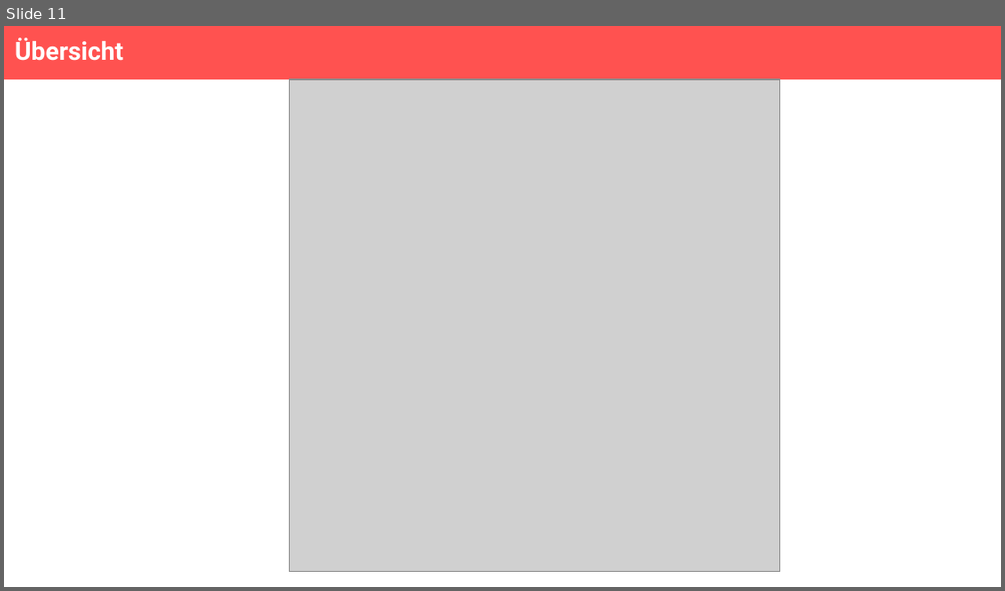
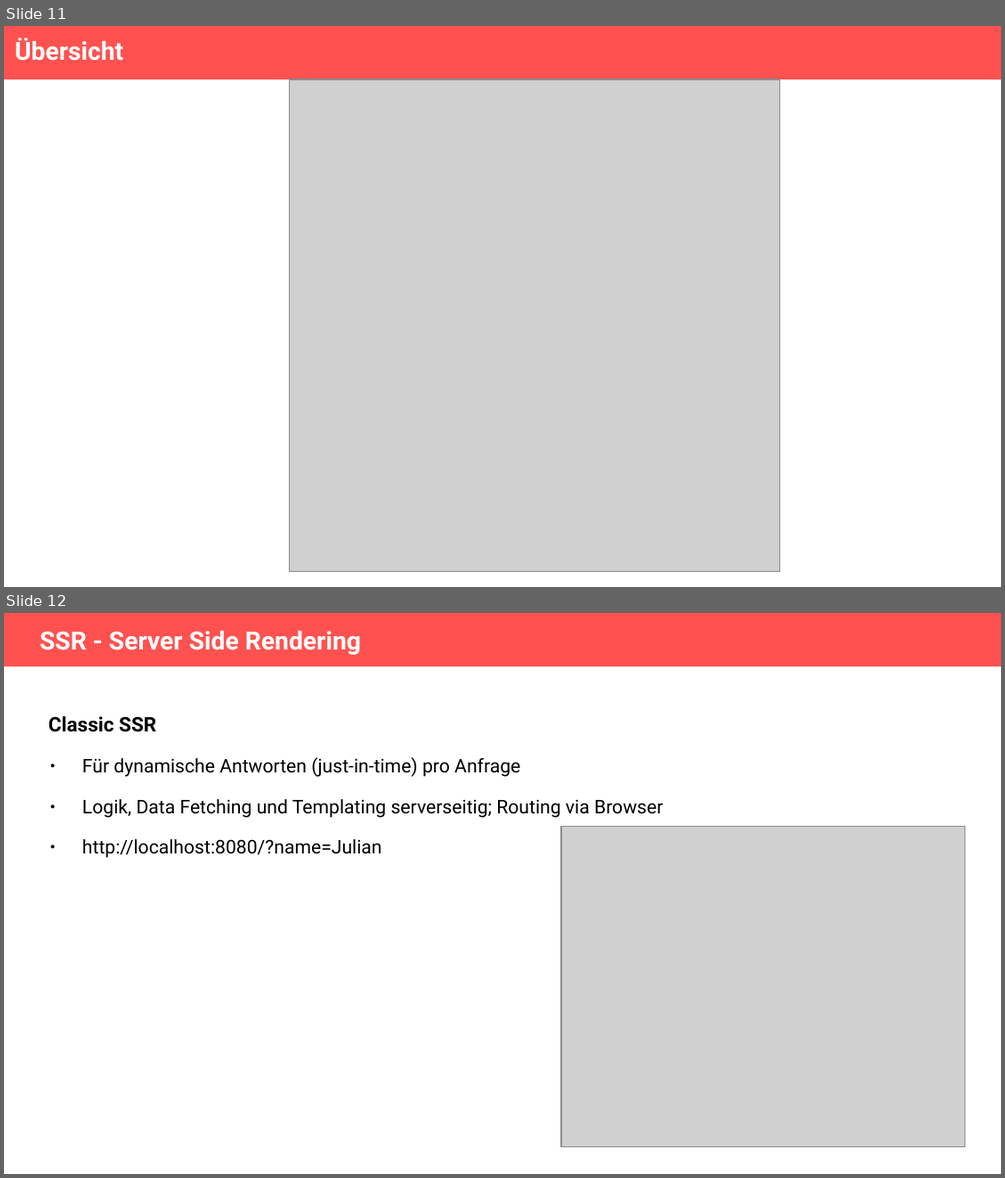
Before and after one commit to Theiaz/renderingpatterns, a slide deck: vortrag.odp. Shown one above the other, each under a label of ours: slide 11 before the commit, slides 11 and 12 after it. The pictures are 1005x591 and 1005x1178 pixels, drawn with LibreOffice and Linux fonts; fonts in the diff are those of the drawing; grey boxes stand for pictures. Boxes give left, top, right and bottom in pixels: in the first picture for what was removed or moved away, otherwise in the second. Text is boxed around its words. In the diff, an @@ line names an element or a change of style, - is before the commit and + after.

```diff
--- a/vortrag.odp
+++ b/vortrag.odp
@@ slide 12 added at box(4, 613, 1001, 1174), background #FFFFFF @@
@@ rectangle added at box(4, 613, 1001, 666), fill #FF5250 @@
@@ title added at box(40, 631, 361, 655), 20 pt, text #FFFFFF, bold @@
+SSR - Server Side Rendering
@@ text added at box(48, 716, 156, 732), 16 pt, text #000000, bold @@
+Classic SSR
@@ text added at box(82, 757, 663, 858), 15 pt, text #000000 @@
+● Für dynamische Antworten (just-in-time) pro Anfrage
+● Logik, Data Fetching und Templating serverseitig; Routing via Browser
+● http://localhost:8080/?name=Julian
@@ picture added at box(561, 827, 965, 1147) @@
```
Also in this commit, not shown: 3 slides changed, 14 other slides added, 2 other files.
